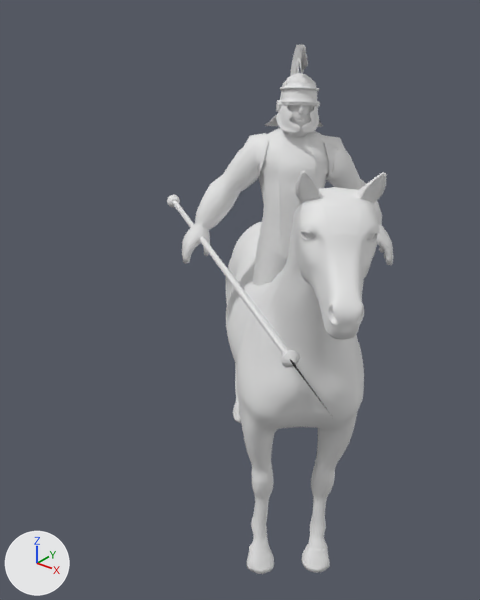
A saved change to the FBX model Models Personatges/Models Fernando/Caballería/modelo base/Body_Mesh_Rigged.fbx.
One viewpoint serves both versions: a 50 mm lens placed at (4.01, -4.77, 4.75), pointed at (0.46, -0.34, 2.01). Lighting does not change. The marker at lower left points along +X, +Y and +Z. Where no turn or scale is listed for an object, it has been applied to the vertices.

The first picture shows 'Low_Poly_Characte.000_Mesh.000', 'Low_Poly_Characte.000_Mesh.002'.
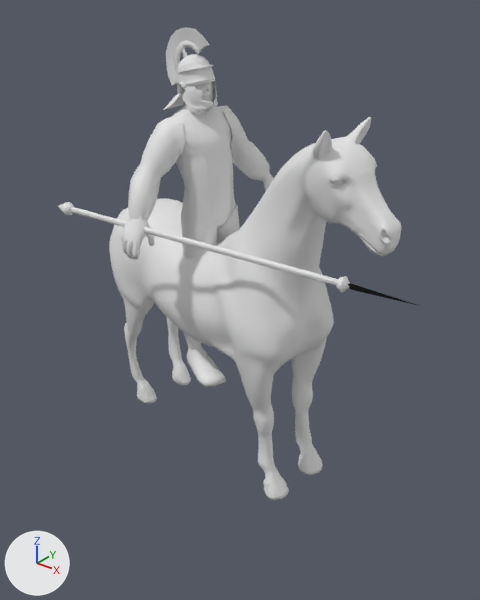
Where the change shows, as pixel boxes (x1, y1, x2, y2) in the pictures (480 x 600 px):
'Low_Poly_Characte.000_Mesh.002', moved, turned
    before: (182, 44, 393, 574)
    after: (109, 27, 402, 500)
'Low_Poly_Characte.000_Mesh.000', moved, turned
    before: (167, 195, 332, 416)
    after: (58, 202, 420, 306)

Edits to the bpy script that builds the scene:
```text
Change ob_low_poly_characte_000_mesh_002:
    ob_low_poly_characte_000_mesh_002.location: (0.9, -0.22, 2.6) -> (-0.05, -0.22, 2.69)
    ob_low_poly_characte_000_mesh_002.rotation_euler: (1.574, 0.0355, 0.736) -> (1.578, -0.0696, 1.393)  # degrees (90, 2, 42) -> degrees (90, -4, 80)
Change ob_low_poly_characte_000_mesh_000:
    ob_low_poly_characte_000_mesh_000.location: (1.05, -0.38, 1.75) -> (0.19, -0.18, 1.85)
    ob_low_poly_characte_000_mesh_000.rotation_euler: (0.156, 2.108, -1.979) -> (0.0799, 2.184, -1.37)  # degrees (8.9, 121, -113) -> degrees (4.6, 125, -78)
```
